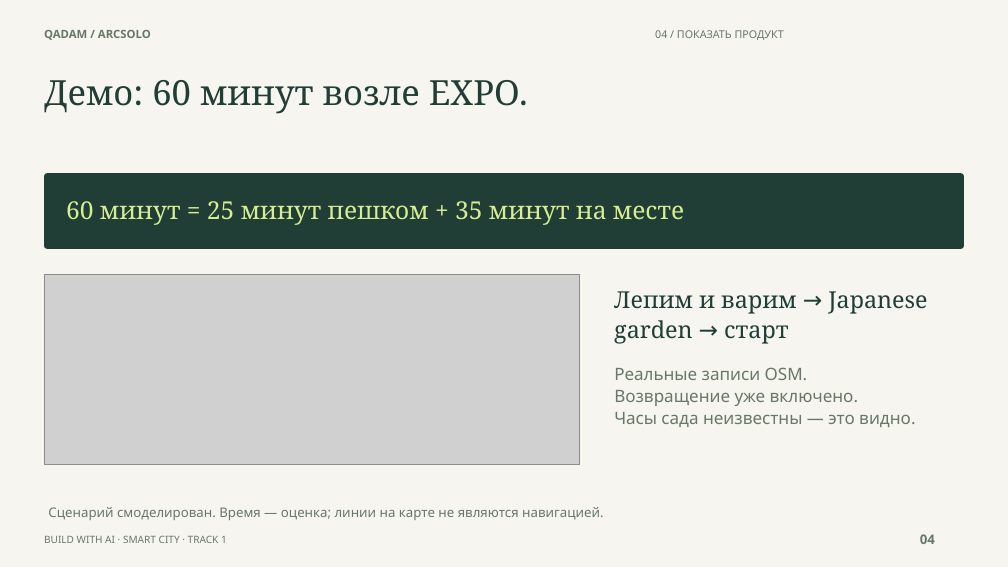
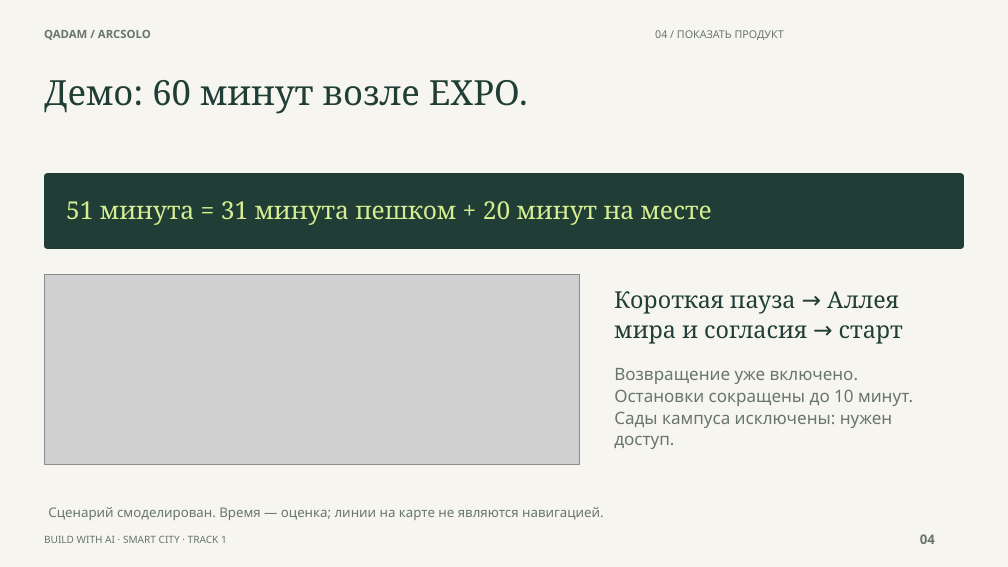
Before and after one commit to Csadow/qadam-astana, a slide deck: slide 4 of presentation/Qadam_ArcSolo_pitch_RU.pptx. Drawn at 1008x567 pixels with LibreOffice and Linux fonts; fonts in the diff are those of the drawing; grey boxes stand for pictures. Boxes give left, top, right and bottom in pixels: in the first picture for what was removed or moved away, otherwise in the second. Text is boxed around its words. In the diff, an @@ line names an element or a change of style, - is before the commit and + after.

```diff
--- a/presentation/Qadam_ArcSolo_pitch_RU.pptx
+++ b/presentation/Qadam_ArcSolo_pitch_RU.pptx
@@ text at (x1=66, y1=201, x2=712, y2=225): text changed @@
-60 минут = 25 минут пешком + 35 минут на месте
+51 минута = 31 минута пешком + 20 минут на месте
@@ text at (x1=614, y1=291, x2=903, y2=344): text changed @@
-Лепим и варим → Japanese
-garden → старт
+Короткая пауза → Аллея
+мира и согласия → старт
@@ text at (x1=614, y1=367, x2=808, y2=380): paragraph removed @@
-Реальные записи OSM.
@@ text at (x1=614, y1=389, x2=913, y2=449): text changed @@
-Часы сада неизвестны — это видно.
+Остановки сокращены до 10 минут.
+Сады кампуса исключены: нужен
+доступ.
```
Also in this commit, not shown: 8 other slides changed, 1 slide added, 53 other files.
